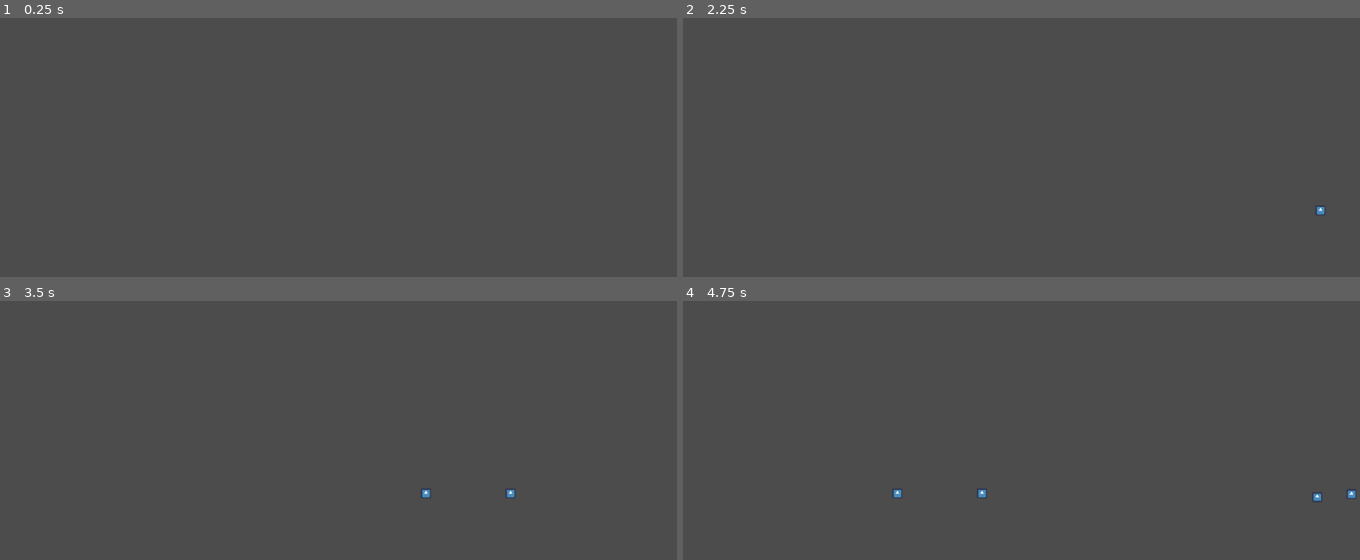
Above: before the commit, frames 1-4 (two rows, left to right).
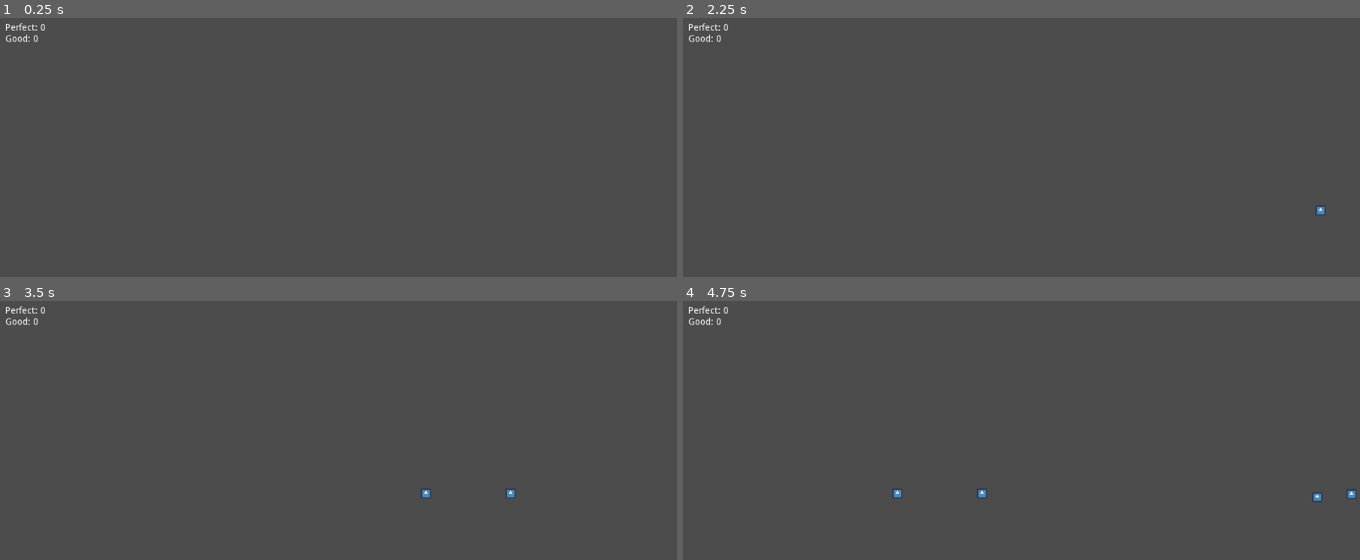
Above: after the commit, the same moments.

Repository: RedSatura/rhythm-game-1
Game: Godot game, scene res://scenes/testing_scene.tscn
Same seed, same stepped clock (60 frames per second), same inputs: the game is played once before the commit and once after it. This scene is started directly instead of the project's main scene. The engine's default icon, where the game draws it, is replaced by a stand-in: a white triangle on a blue panel in a dark square. Sound files missing from this copy of the repository are replaced by a short silence.
Inputs:
- Up to frame 1 (0.25 s): no input
- Up to frame 2 (2.25 s): tap Enter at 0.5, 2 s; tap Space at 1.25 s
- Up to frame 3 (3.5 s): no input
- Up to frame 4 (4.75 s): no input

The runs differ from the first frame. In frame 1, 0.1% of the frame differs, in the area x 0-7%, y 1-10%; in frame 2, 0.1%; in frame 3, 0.1%; in frame 4, 0.1%.

Commit message:
add note detection

Diff:
--- a/project.godot
+++ b/project.godot
@@ -22,7 +22,7 @@
 
 hitspot_1={
 "deadzone": 0.5,
-"events": [ Object(InputEventKey,"resource_local_to_scene":false,"resource_name":"","device":0,"alt":false,"shift":false,"control":false,"meta":false,"command":false,"pressed":false,"scancode":0,"physical_scancode":65,"unicode":0,"echo":false,"script":null)
+"events": [ Object(InputEventKey,"resource_local_to_scene":false,"resource_name":"","device":0,"alt":false,"shift":false,"control":false,"meta":false,"command":false,"pressed":false,"scancode":0,"physical_scancode":88,"unicode":0,"echo":false,"script":null)
  ]
 }
 
--- a/scenes/hit_spot/hit_spot.gd
+++ b/scenes/hit_spot/hit_spot.gd
@@ -1,4 +1,6 @@
 extends Node2D
+
+export var input = ""
 
 var note = load("res://scenes/note/note.tscn")
 var instance
@@ -12,6 +14,8 @@
 var current_note = null
 
 var step = -1
+
+signal add_score(score)
 
 onready var note_spawn_position = $NoteSpawnPosition
 onready var hit_spot_position = $Pivot/HitSpotPosition
@@ -47,8 +51,17 @@
 	good = false
 	current_note = null
 
-func _unhandled_input(_event):
-	pass
+func _unhandled_input(event):
+	if event.is_action_pressed(input, false):
+		if current_note != null:
+			if perfect:
+				current_note.destroy_note()
+				emit_signal("add_score", "PERFECT")
+			elif good:
+				current_note.destroy_note()
+				emit_signal("add_score", "GOOD")
+			else:
+				pass
 
 func _on_Timer_timeout():
 	spawn_note()
--- a/scenes/hit_spot/hit_spot.tscn
+++ b/scenes/hit_spot/hit_spot.tscn
@@ -5,10 +5,10 @@
 [ext_resource path="res://scenes/hit_spot/note_spawn_position.gd" type="Script" id=3]
 
 [sub_resource type="CircleShape2D" id=2]
-radius = 24.0
+radius = 28.0
 
 [sub_resource type="CircleShape2D" id=1]
-radius = 16.0
+radius = 8.0
 
 [sub_resource type="CircleShape2D" id=3]
 radius = 24.0
@@ -71,8 +71,8 @@
 }
 
 [node name="HitSpot" type="Node2D"]
-position = Vector2( 344, 272 )
 script = ExtResource( 1 )
+input = "hitspot_1"
 
 [node name="Pivot" type="Position2D" parent="."]
 rotation = 0.261799
--- a/scenes/note/note.gd
+++ b/scenes/note/note.gd
@@ -1,4 +1,6 @@
 extends Area2D
+
+export var note_speed = 1.5
 
 var distance_to_target = Vector2(0.0, 0.0)
 
@@ -24,10 +26,13 @@
 
 func initialize():
 	distance_to_target = Vector2(target_position.x - note_spawn_position.x, target_position.y - note_spawn_position.y)
-	speed.x = distance_to_target.x / 1.5
-	speed.y = distance_to_target.y / 1.5
+	speed.x = distance_to_target.x / note_speed
+	speed.y = distance_to_target.y / note_speed
 
 func _on_VisibilityNotifier2D_screen_exited():
+	queue_free()
+
+func destroy_note():
 	queue_free()
 
 func update_hit_spot_position(pos):
--- /dev/null
+++ b/scenes/testing_scene.gd
@@ -0,0 +1,20 @@
+extends Node2D
+
+var perfect = 0
+var good = 0
+
+func _ready():
+	$HitSpots/HitSpot.connect("add_score", self, "update_score")
+
+func update_score(score):
+	if score == "PERFECT":
+		perfect += 1
+		update_label()
+	elif score == "GOOD":
+		good += 1
+		update_label()
+	else:
+		pass
+
+func update_label():
+	$ScoreLabel.text = "Perfect: " + str(perfect) + "\nGood: " + str(good)
--- a/scenes/testing_scene.tscn
+++ b/scenes/testing_scene.tscn
@@ -1,14 +1,31 @@
-[gd_scene load_steps=2 format=2]
+[gd_scene load_steps=4 format=2]
 
 [ext_resource path="res://scenes/hit_spot/hit_spot.tscn" type="PackedScene" id=1]
+[ext_resource path="res://scenes/conductor/conductor.tscn" type="PackedScene" id=2]
+[ext_resource path="res://scenes/testing_scene.gd" type="Script" id=3]
 
 [node name="TestingScene" type="Node2D"]
+position = Vector2( 512, 300 )
+script = ExtResource( 3 )
 
 [node name="HitSpots" type="Node2D" parent="."]
-position = Vector2( 512, 300 )
 __meta__ = {
 "_edit_group_": true
 }
 
 [node name="HitSpot" parent="HitSpots" instance=ExtResource( 1 )]
-position = Vector2( 0, 0 )
+
+[node name="Conductor" parent="." instance=ExtResource( 2 )]
+autoplay = false
+
+[node name="ScoreLabel" type="Label" parent="."]
+margin_left = -504.0
+margin_top = -292.0
+margin_right = -200.0
+margin_bottom = -244.0
+text = "Perfect: 0
+Good: 0"
+valign = 1
+__meta__ = {
+"_edit_use_anchors_": false
+}
